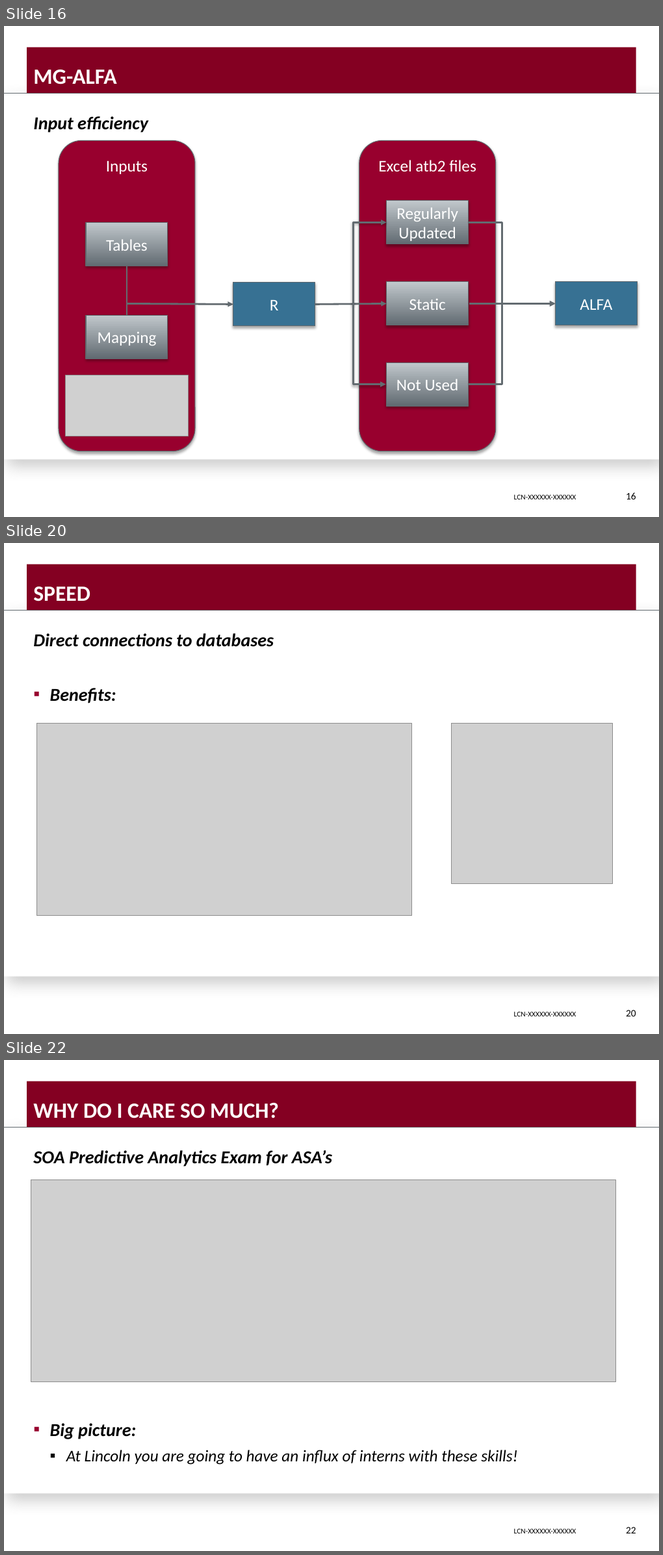
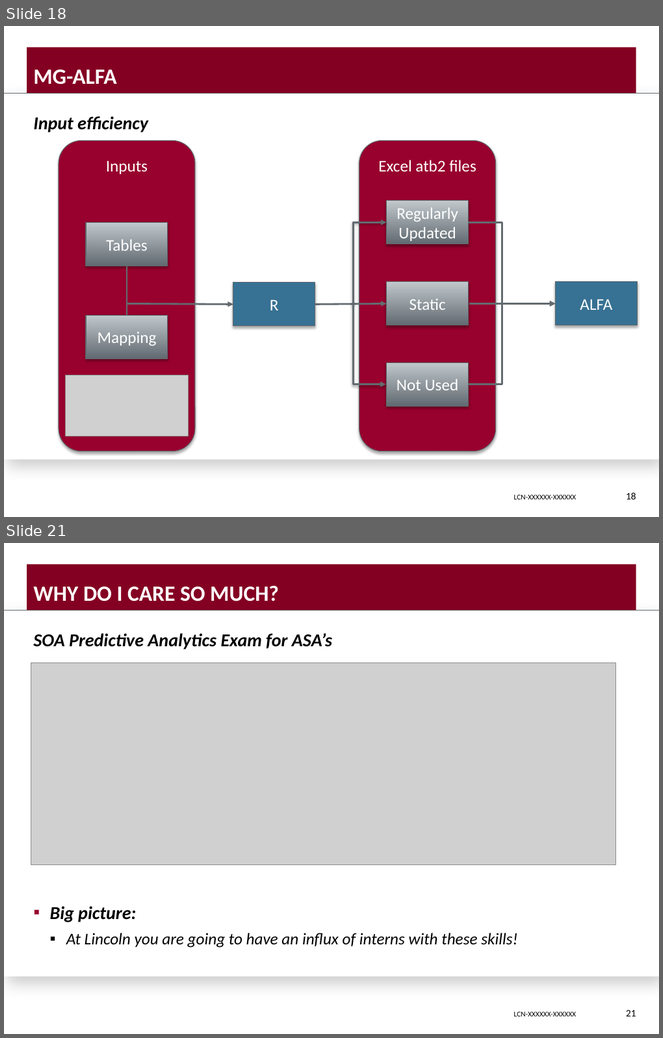
Before and after one commit to DavisVaughan/slides, a slide deck: final-presentation/final-presentation-davis-vaughan.pptx. Shown one above the other, each under a label of ours: slides 16, 20 and 22 before the commit, slides 18 and 21 after it; the slides between them are not shown. The pictures are 663x1555 and 663x1038 pixels, drawn with LibreOffice and Linux fonts; fonts in the diff are those of the drawing; grey boxes stand for pictures; background and template pictures are left out. Boxes give left, top, right and bottom in pixels: in the first picture for what was removed or moved away, otherwise in the second. Text is boxed around its words. In the diff, an @@ line names an element or a change of style, - is before the commit and + after.

```diff
--- a/final-presentation/final-presentation-davis-vaughan.pptx
+++ b/final-presentation/final-presentation-davis-vaughan.pptx
@@ slide 20 removed at <box>4,543,659,1034</box>, background picture (left out); not listed: 4 template elements that a slide beside it also shows @@
@@ title removed at <box>33,587,90,601</box> @@
-SPEED
@@ text removed at <box>33,633,274,704</box> @@
-Direct connections to databases
-▪ Benefits:
@@ picture removed at <box>36,723,412,916</box> @@
@@ picture removed at <box>451,723,612,884</box> @@
@@ page number removed at <box>626,1010,636,1017</box> @@
-20
@@ what was slide 16 is now slide 18 @@
@@ page number at <box>626,493,636,500</box>: text changed @@
-16
+18
@@ what was slide 22 is now slide 21 @@
@@ page number at <box>626,1010,636,1017</box>: text changed @@
-22
+21
```
Also in this commit, not shown: 12 slides changed, 2 slides added, 2 other slides removed, 2 other files.
